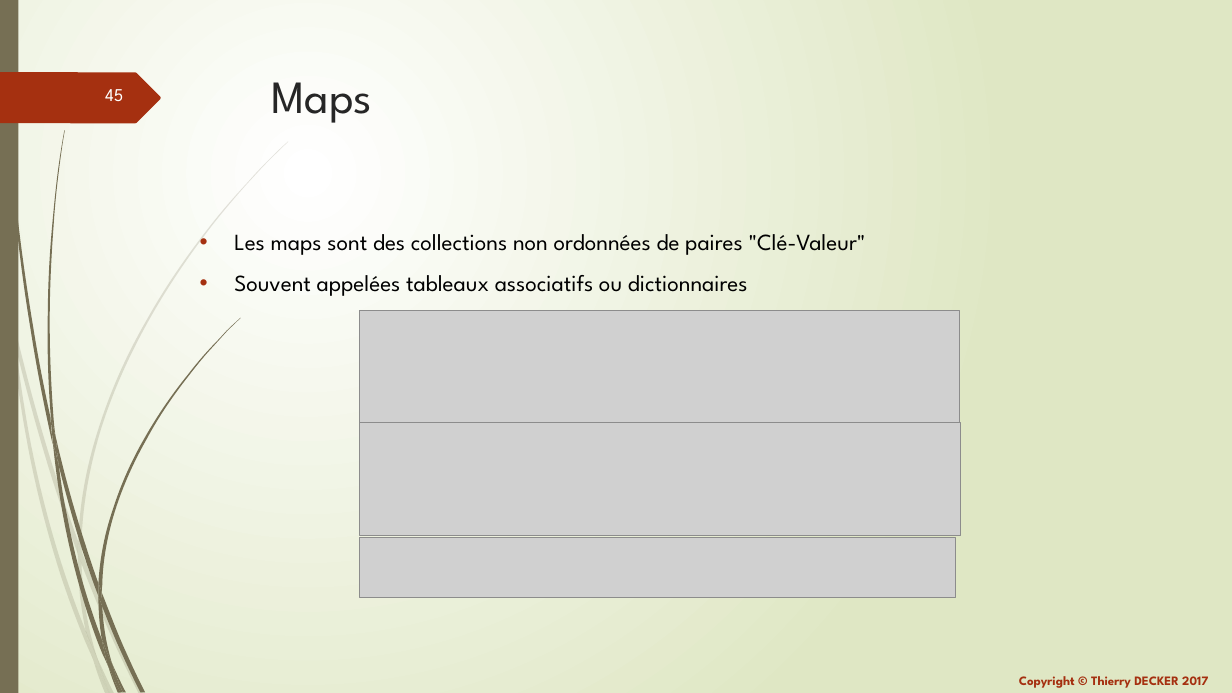
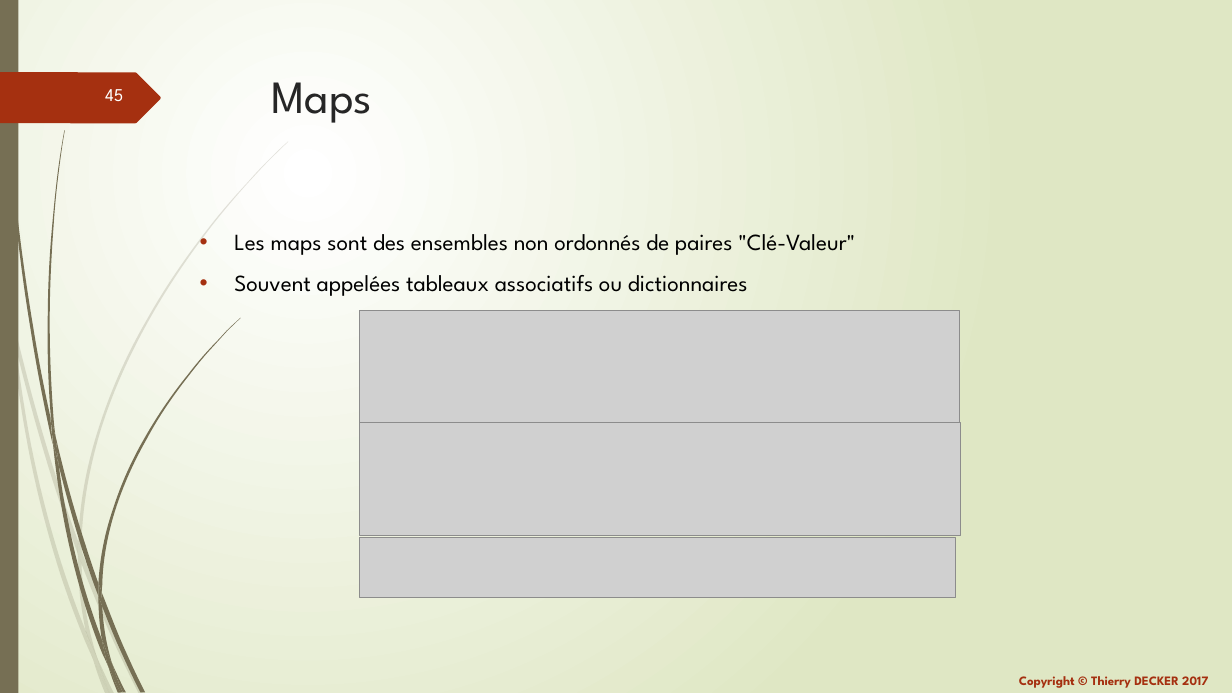
Before and after one commit to thierrydecker/learning-go, a slide deck: slide 45 of documentations/learning-go.pptx. Drawn at 1232x693 pixels with LibreOffice and Linux fonts; fonts in the diff are those of the drawing; grey boxes stand for pictures. Boxes give left, top, right and bottom in pixels: in the first picture for what was removed or moved away, otherwise in the second. Text is boxed around its words. In the diff, an @@ line names an element or a change of style, - is before the commit and + after.

```diff
--- a/documentations/learning-go.pptx
+++ b/documentations/learning-go.pptx
@@ text at [234, 234, 855, 255]: text changed @@
-• Les maps sont des collections non ordonnées de paires "Clé-Valeur"
+• Les maps sont des ensembles non ordonnés de paires "Clé-Valeur"
```
Also in this commit, not shown: 2 other slides changed, 1 other file.
